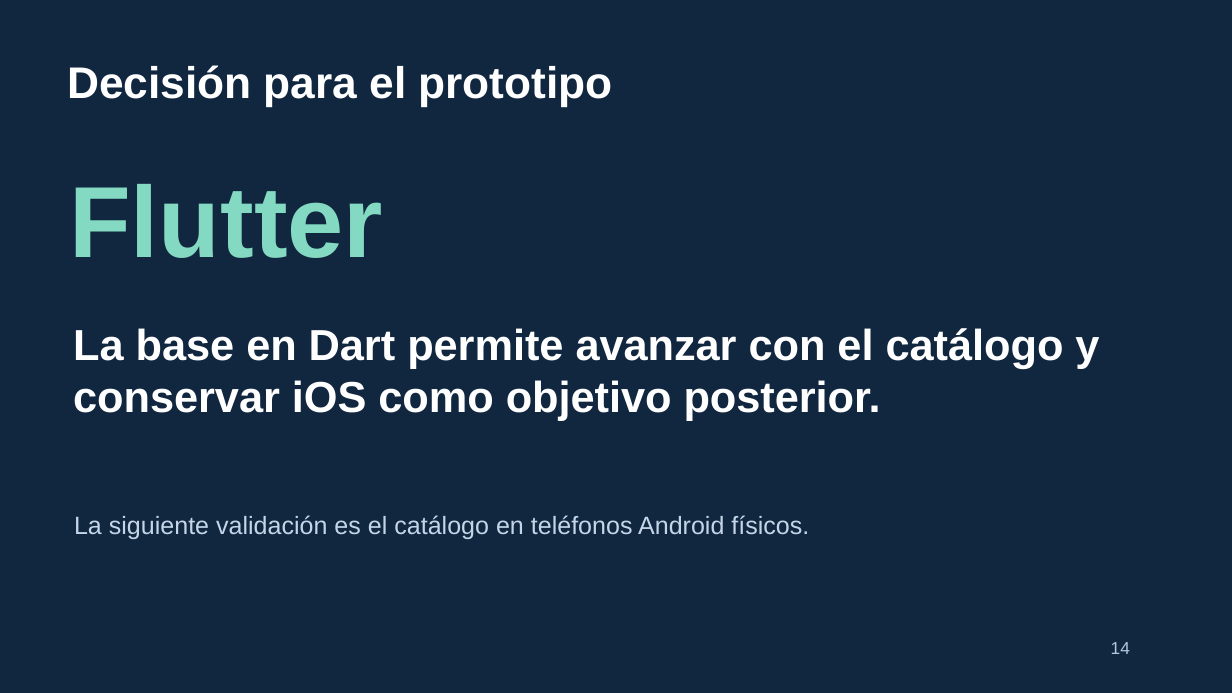
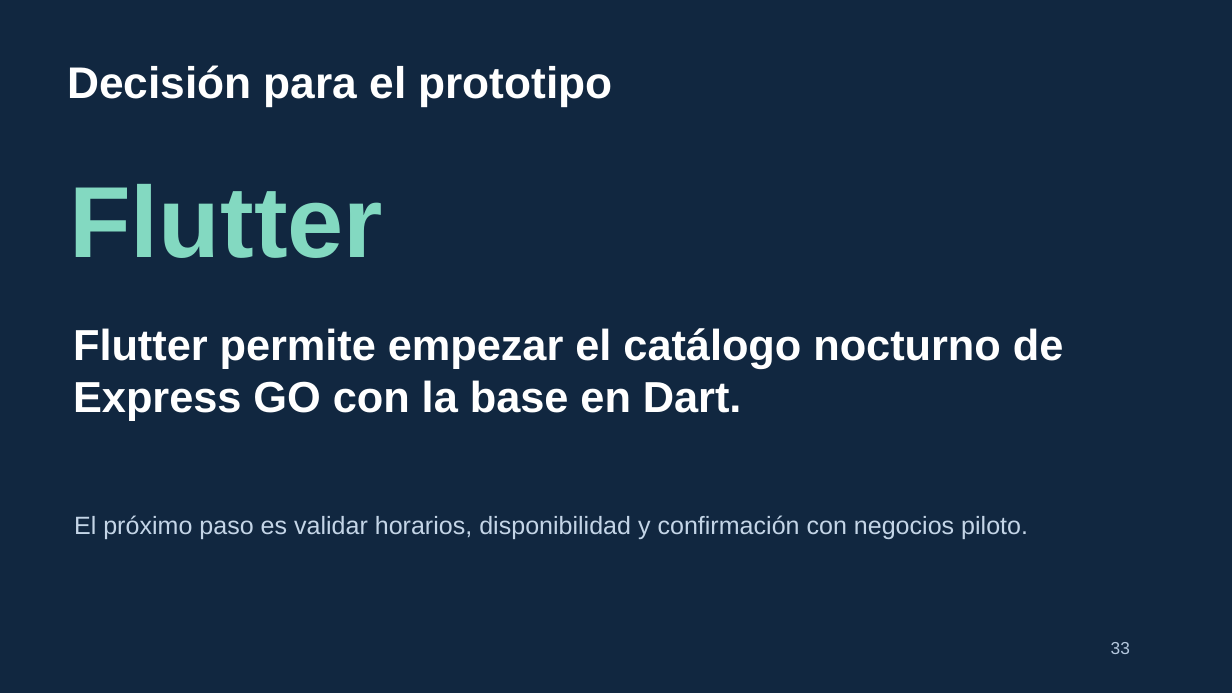
Before and after one commit to ROXIAN120/Aplicaciones-moviles-1, a slide deck: slide 33 of entrega_actividad_01/Presentacion_Defensa_ConectaCruz_Ampliada.pptx (slide 14 before the commit). Drawn at 1232x693 pixels with LibreOffice and Linux fonts; fonts in the diff are those of the drawing. Boxes give left, top, right and bottom in pixels: in the first picture for what was removed or moved away, otherwise in the second. Text is boxed around its words. In the diff, an @@ line names an element or a change of style, - is before the commit and + after.

Commit message:
Completar defensa de Express GO y evidencias Flutter

```diff
--- a/entrega_actividad_01/Presentacion_Defensa_ConectaCruz_Ampliada.pptx
+++ b/entrega_actividad_01/Presentacion_Defensa_ConectaCruz_Ampliada.pptx
@@ text at [73,328,1064,421]: text changed @@
-La base en Dart permite avanzar con el catálogo y conservar iOS como objetivo posterior.
+Flutter permite empezar el catálogo nocturno de Express GO con la base en Dart.
@@ text at [74,515,1028,539]: text changed @@
-La siguiente validación es el catálogo en teléfonos Android físicos.
+El próximo paso es validar horarios, disponibilidad y confirmación con negocios piloto.
@@ text at [1111,642,1130,654]: text changed @@
-14
+33
```
Also in this commit, not shown: 12 other slides changed, 21 slides added, 1 slide removed, 9 other files.
